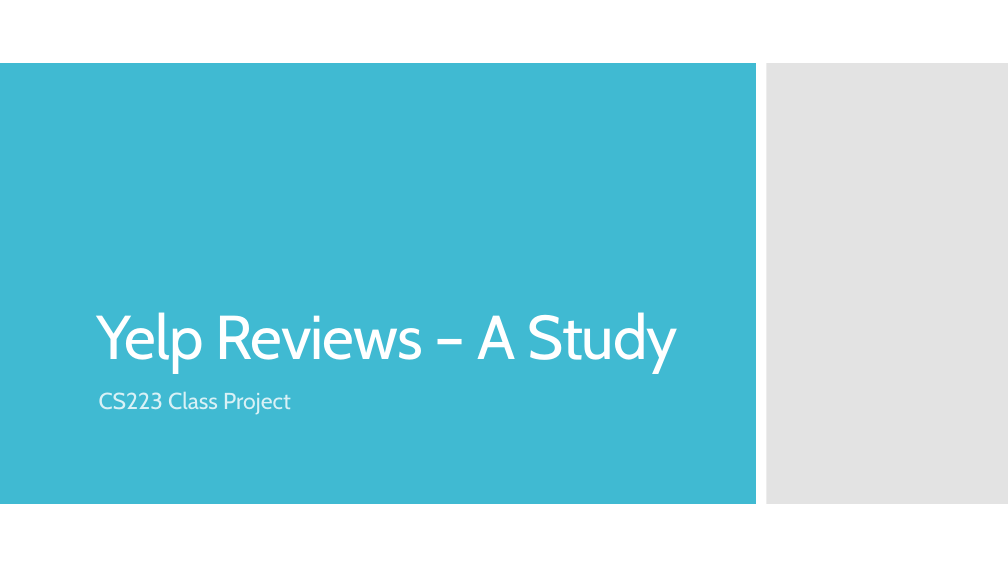
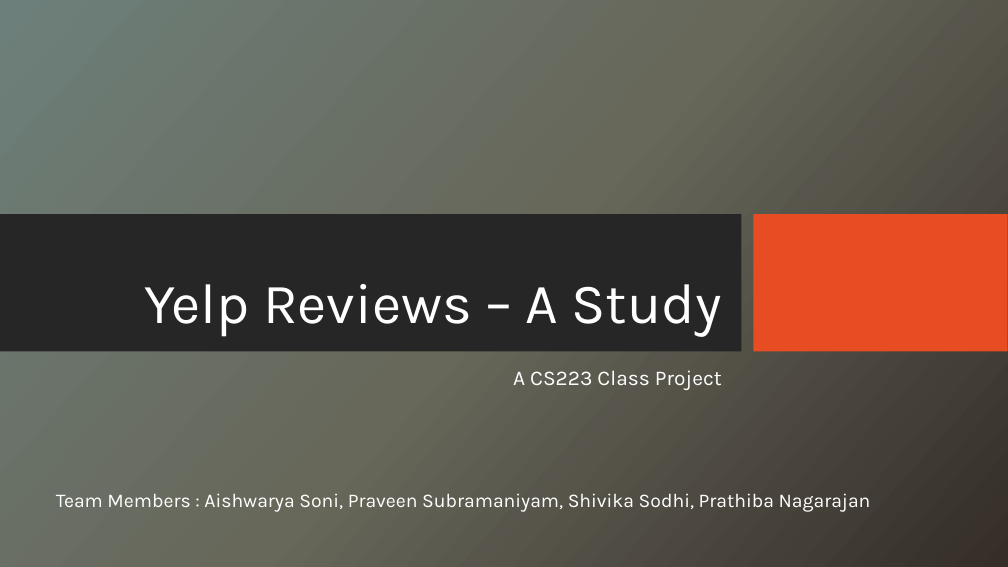
Before and after one commit to CS223-YelpReview/Yelp-NLP, a slide deck: slide 1 of Yelp Reviews – A Study.pptx. Drawn at 1008x567 pixels with LibreOffice and Linux fonts; fonts in the diff are those of the drawing; background and template pictures are left out. Boxes give left, top, right and bottom in pixels: in the first picture for what was removed or moved away, otherwise in the second. Text is boxed around its words. In the diff, an @@ line names an element or a change of style, - is before the commit and + after.

```diff
--- a/Yelp Reviews – A Study.pptx
+++ b/Yelp Reviews – A Study.pptx
@@ background #FFFFFF to picture (left out) @@
@@ rectangle: place and size @@
-rectangle at (0,63,756,504)
+rectangle at (0,214,742,352)
@@ rectangle at (0,214,742,352): fill #40BAD2 to #262626 @@
@@ title "Yelp Reviews – A Study": place and size @@
-title "Yelp Reviews – A Study" at (96,312,678,373)
+title "Yelp Reviews – A Study" at (144,284,722,337)
@@ title "Yelp Reviews – A Study" at (144,284,722,337): size 59 to 54 pt, font Cabin to Karla, letter spacing -1 to 0 pt; alignment left to right @@
@@ rectangle: place and size @@
-rectangle at (767,63,1008,504)
+rectangle at (753,214,1008,352)
@@ rectangle at (753,214,1008,352): fill #C8C8C8 at 50% opacity to #E84C22 @@
@@ subtitle at (513,370,722,390): text changed; size 22 to 20 pt; font Cabin to Karla; text colour #D9F1F6 to #FFFFFF @@
-CS223 Class Project
+A CS223 Class Project
@@ text added at (56,493,871,512), 18.5 pt, text #FFFFFF @@
+Team Members : Aishwarya Soni, Praveen Subramaniyam, Shivika Sodhi, Prathiba Nagarajan
```
Also in this commit, not shown: 4 other slides changed, 7 slides added, 2 slides removed.
